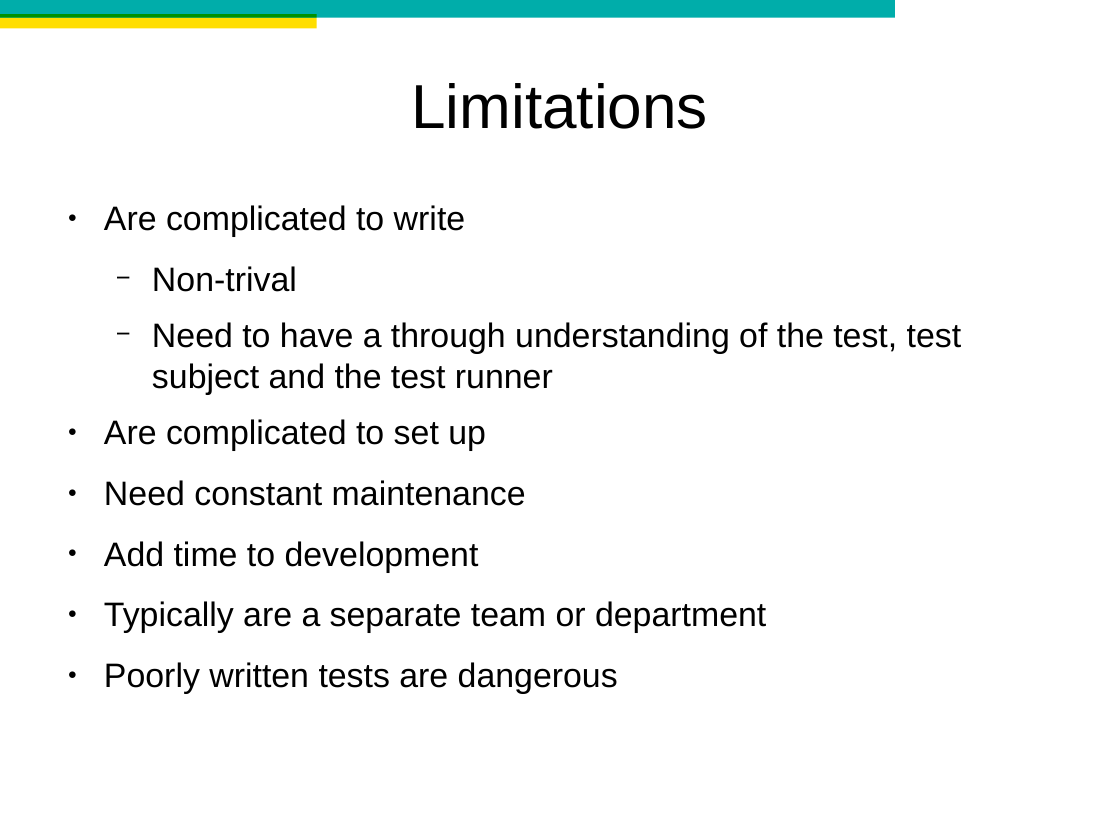
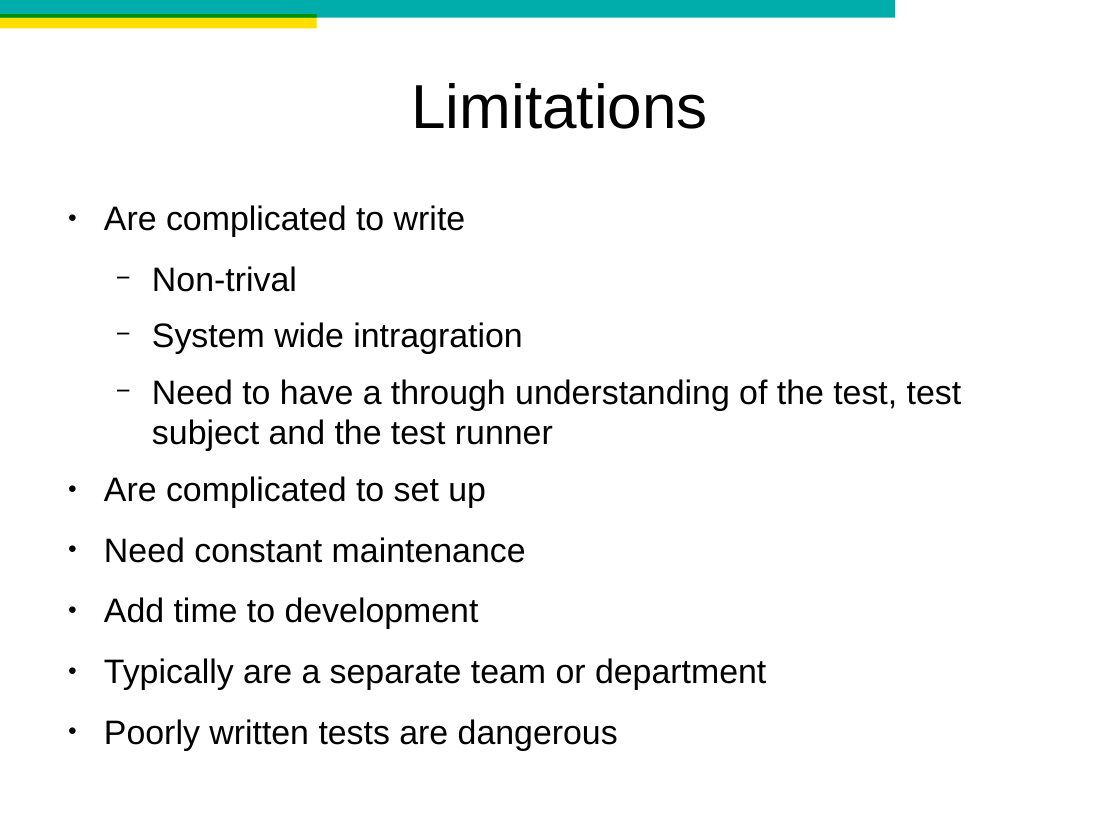
Before and after one commit to mgable/QA-demo, a slide deck: slide 8 of presentation/QA demo.odp (slide 10 before the commit). Drawn at 1120x840 pixels with LibreOffice and Linux fonts; fonts in the diff are those of the drawing; background and template pictures are left out. Boxes give left, top, right and bottom in pixels: in the first picture for what was removed or moved away, otherwise in the second. Text is boxed around its words. In the diff, an @@ line names an element or a change of style, - is before the commit and + after.

```diff
--- a/presentation/QA demo.odp
+++ b/presentation/QA demo.odp
@@ text at [152, 322, 522, 354]: paragraph added @@
+  − System wide intragration
```
Also in this commit, not shown: 6 other slides changed, 2 slides removed, 4 other files.
